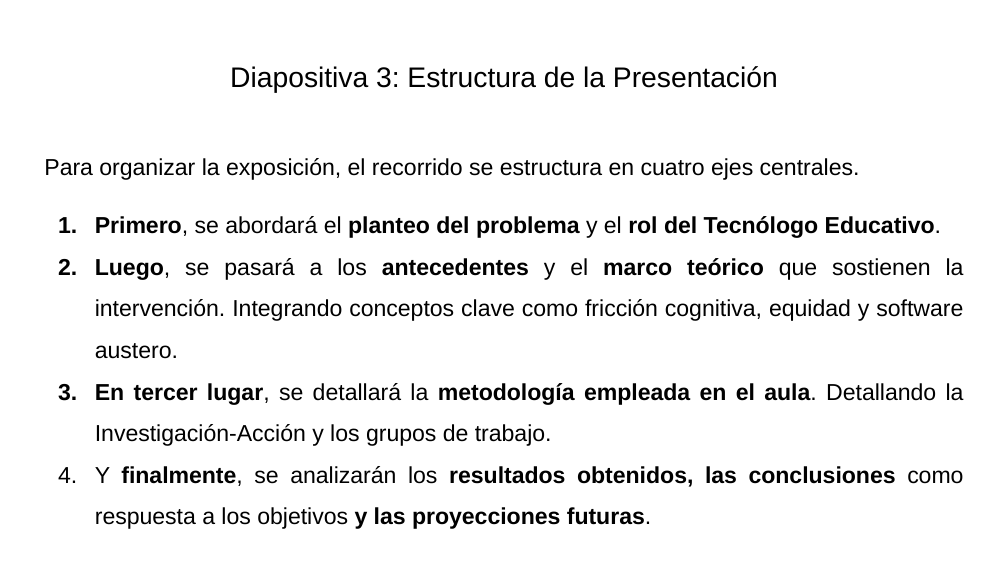
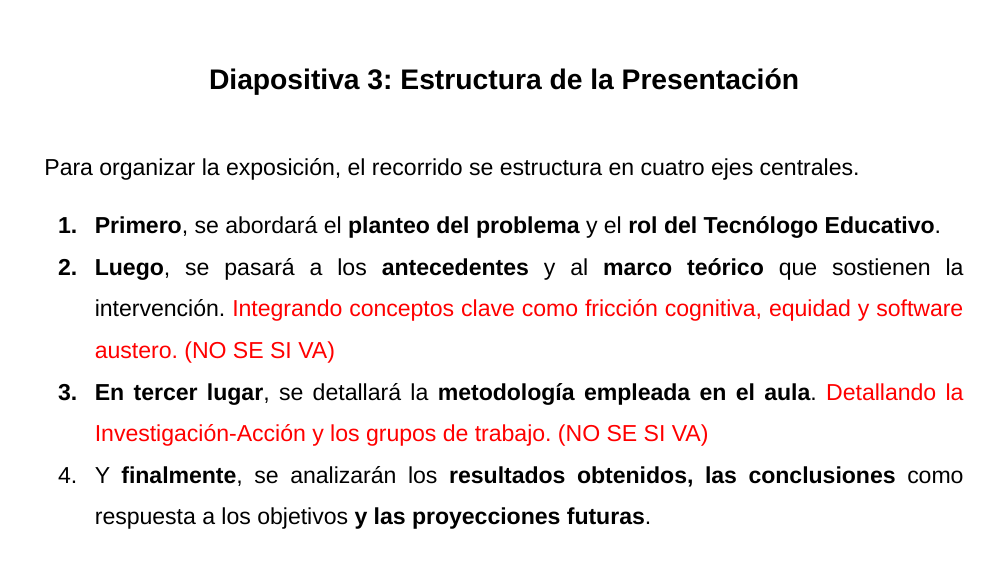
Before and after one commit to gabrielinuz/gabrielinuz.github.io, a slide deck: slide 4 of doc/GUION_DE_DEFENSA_LTE.pptx. Drawn at 1008x567 pixels with LibreOffice and Linux fonts; fonts in the diff are those of the drawing. Boxes give left, top, right and bottom in pixels: in the first picture for what was removed or moved away, otherwise in the second. Text is boxed around its words. In the diff, an @@ line names an element or a change of style, - is before the commit and + after.

```diff
--- a/doc/GUION_DE_DEFENSA_LTE.pptx
+++ b/doc/GUION_DE_DEFENSA_LTE.pptx
@@ title "Diapositiva 3: Estructura de la ..." at [209, 68, 799, 95]: bold on @@
@@ text at [95, 258, 964, 446]: text changed; text colour #000000 to #FF0000 @@
-2. Luego, se pasará a los antecedentes y el marco teórico que sostienen la intervención. Integrando conceptos clave como fricción cognitiva, equidad y software austero.
-3. En tercer lugar, se detallará la metodología empleada en el aula. Detallando la Investigación-Acción y los grupos de trabajo.
+2. Luego, se pasará a los antecedentes y al marco teórico que sostienen la intervención. Integrando conceptos clave como fricción cognitiva, equidad y software austero. (NO SE SI VA)
+3. En tercer lugar, se detallará la metodología empleada en el aula. Detallando la Investigación-Acción y los grupos de trabajo. (NO SE SI VA)
```
Also in this commit, not shown: 18 other slides changed, 1 other file.
